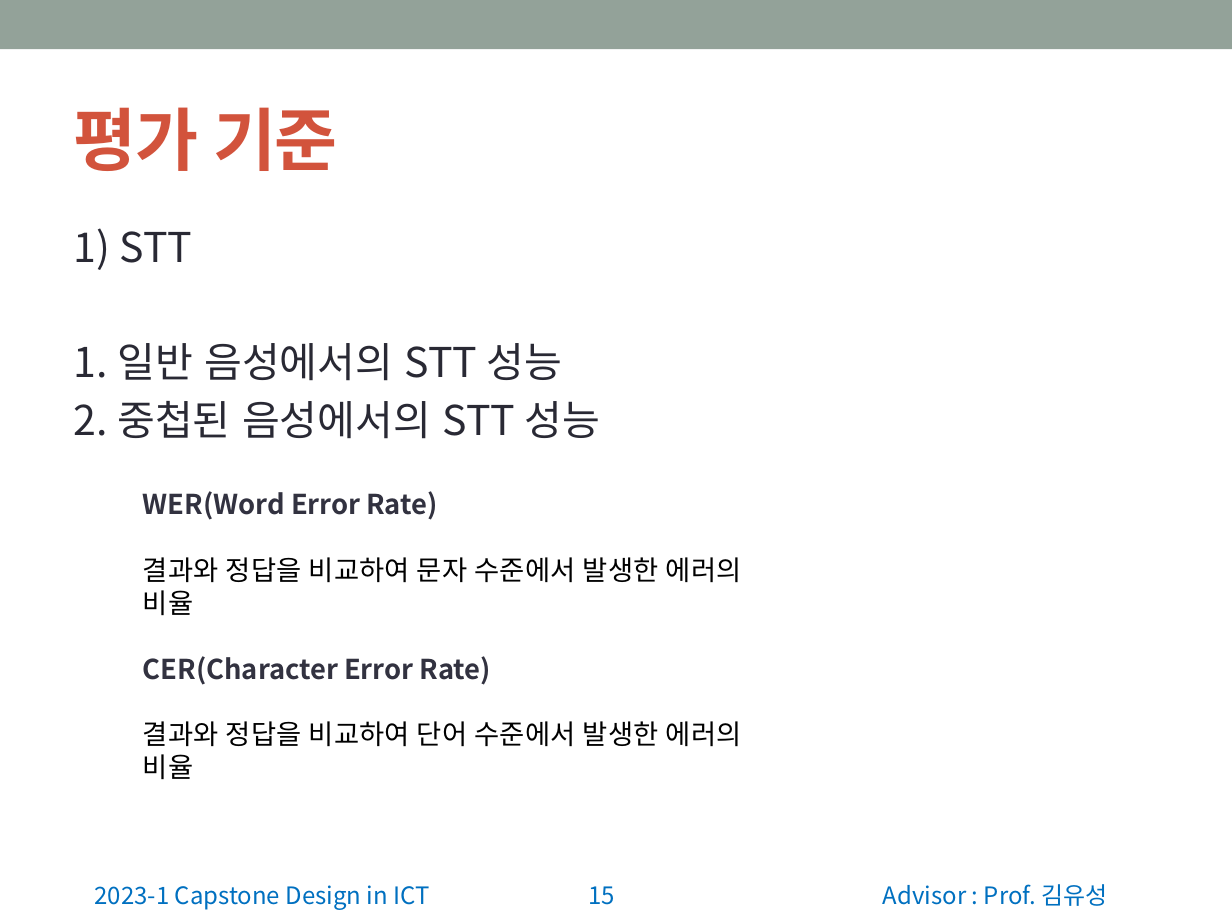
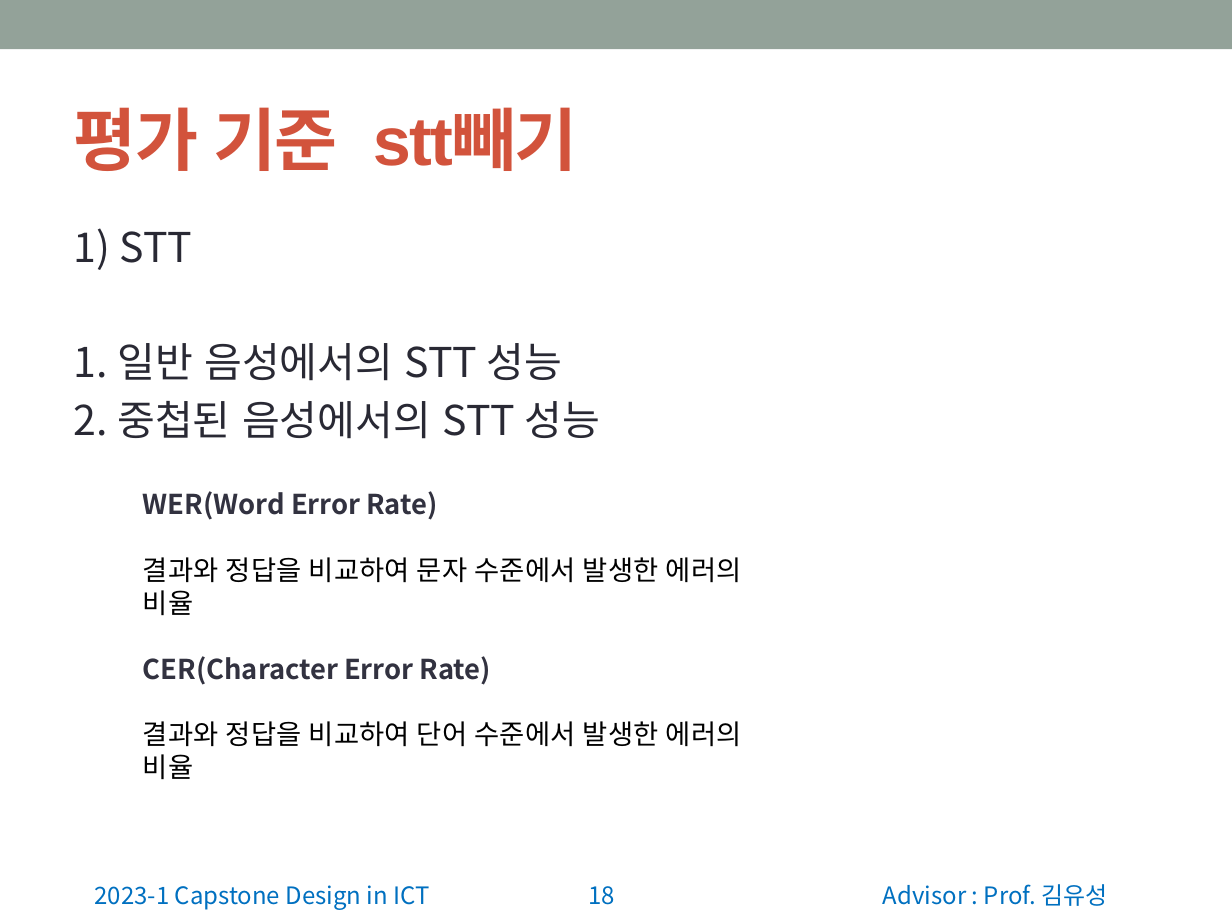
Before and after one commit to wonchul98/audio-to-summary, a slide deck: slide 18 of ppt/0403_2조_주제 발표.pptx (slide 15 before the commit). Drawn at 1232x924 pixels with LibreOffice and Linux fonts; fonts in the diff are those of the drawing. Boxes give left, top, right and bottom in pixels: in the first picture for what was removed or moved away, otherwise in the second. Text is boxed around its words. In the diff, an @@ line names an element or a change of style, - is before the commit and + after.

```diff
--- a/ppt/0403_2조_주제 발표.pptx
+++ b/ppt/0403_2조_주제 발표.pptx
@@ title at (74,107,577,171): text changed @@
-평가 기준
+평가 기준 stt빼기
@@ page number at (588,886,615,905): text changed @@
-15
+18
```
Also in this commit, not shown: 1 other slide changed, 3 slides added.
